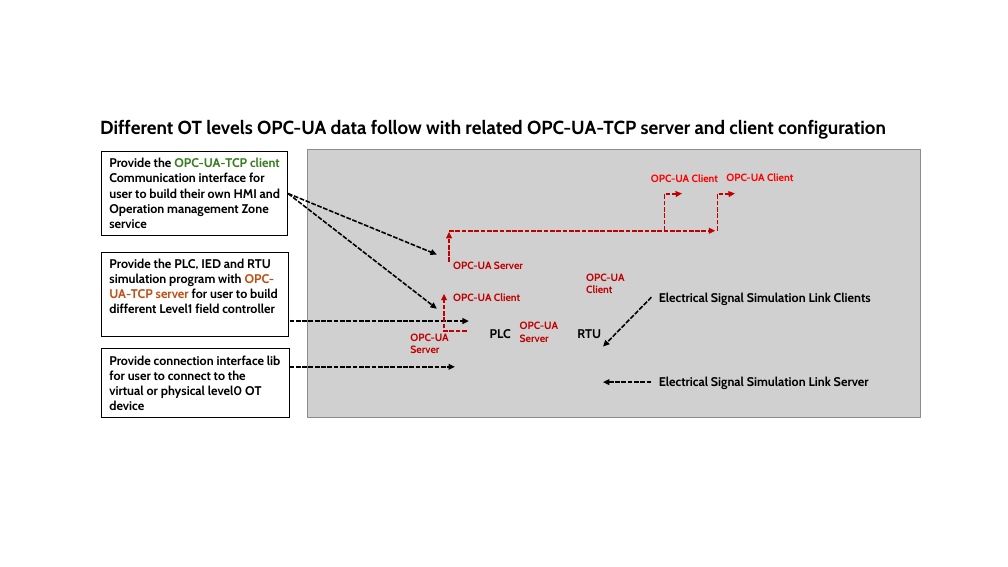
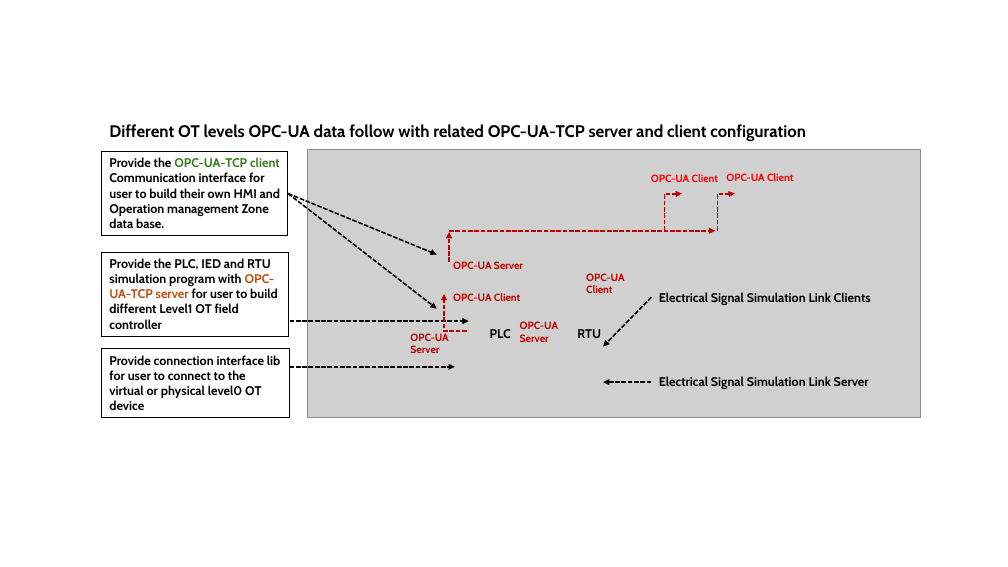
Before and after one commit to LiuYuancheng/PLC_and_RTU_Simulator, a slide deck: slide 1 of OPCUA_PLC_Simulator/doc/desigDoc.pptx. Drawn at 1008x567 pixels with LibreOffice and Linux fonts; fonts in the diff are those of the drawing; grey boxes stand for pictures. Boxes give left, top, right and bottom in pixels: in the first picture for what was removed or moved away, otherwise in the second. Text is boxed around its words. In the diff, an @@ line names an element or a change of style, - is before the commit and + after.

```diff
--- a/OPCUA_PLC_Simulator/doc/desigDoc.pptx
+++ b/OPCUA_PLC_Simulator/doc/desigDoc.pptx
@@ text "Different OT levels OPC-UA data ..." moved from (x1=100, y1=119, x2=886, y2=139) to (x1=109, y1=124, x2=806, y2=142) @@
@@ text "Different OT levels OPC-UA data ..." at (x1=109, y1=124, x2=806, y2=142): size 18 to 16 pt @@
@@ text in rectangle at (x1=109, y1=157, x2=280, y2=228): text changed @@
-Provide the OPC-UA-TCP client Communication interface for user to build their own HMI and Operation management Zone service
+Provide the OPC-UA-TCP client Communication interface for user to build their own HMI and Operation management Zone data base.
@@ text in rectangle at (x1=109, y1=258, x2=278, y2=329): text changed @@
-Provide the PLC, IED and RTU simulation program with OPC-UA-TCP server for user to build different Level1 field controller
+Provide the PLC, IED and RTU simulation program with OPC-UA-TCP server for user to build different Level1 OT field controller
```
Also in this commit, not shown: 1 slide added, 2 other files.
